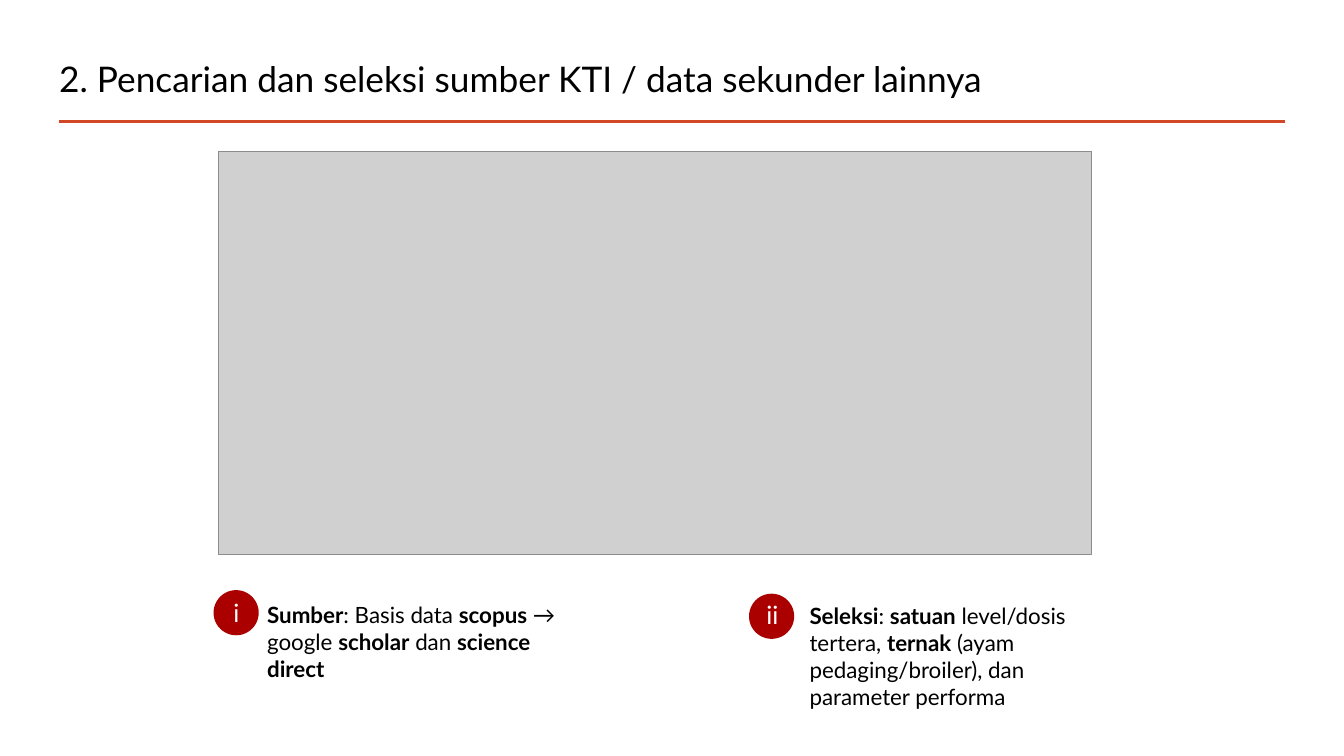
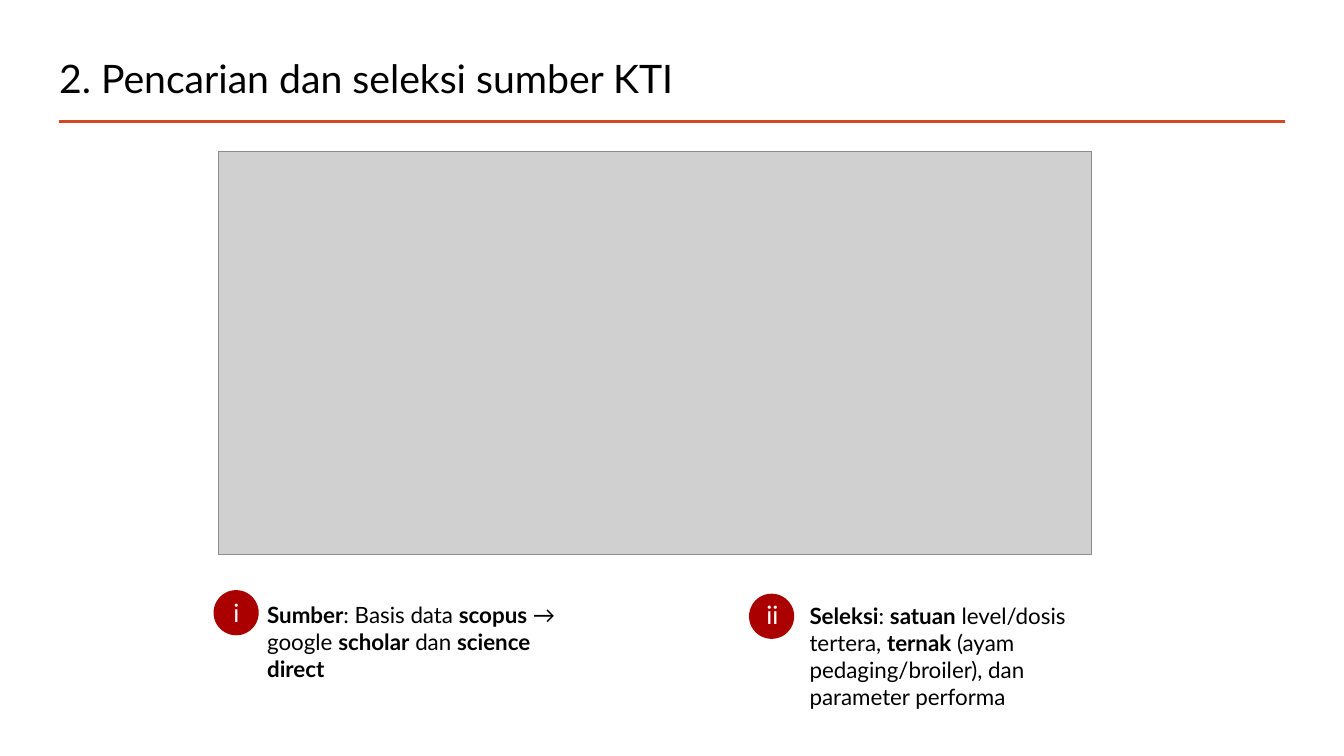
Before and after one commit to mohammad-miftakhus-sholikin/pelatihan-2020-metal, a slide deck: slide 6 of ch3_reference/Presentation_2022__Sholikin.pptx. Drawn at 1344x756 pixels with LibreOffice and Linux fonts; fonts in the diff are those of the drawing; grey boxes stand for pictures. Boxes give left, top, right and bottom in pixels: in the first picture for what was removed or moved away, otherwise in the second. Text is boxed around its words. In the diff, an @@ line names an element or a change of style, - is before the commit and + after.

```diff
--- a/ch3_reference/Presentation_2022__Sholikin.pptx
+++ b/ch3_reference/Presentation_2022__Sholikin.pptx
@@ title at bbox=[59, 64, 673, 94]: text changed; size 25.2 to 28 pt @@
-2. Pencarian dan seleksi sumber KTI / data sekunder lainnya
+2. Pencarian dan seleksi sumber KTI
```
Also in this commit, not shown: 6 other slides changed, 4 slides added, 6 other files.
